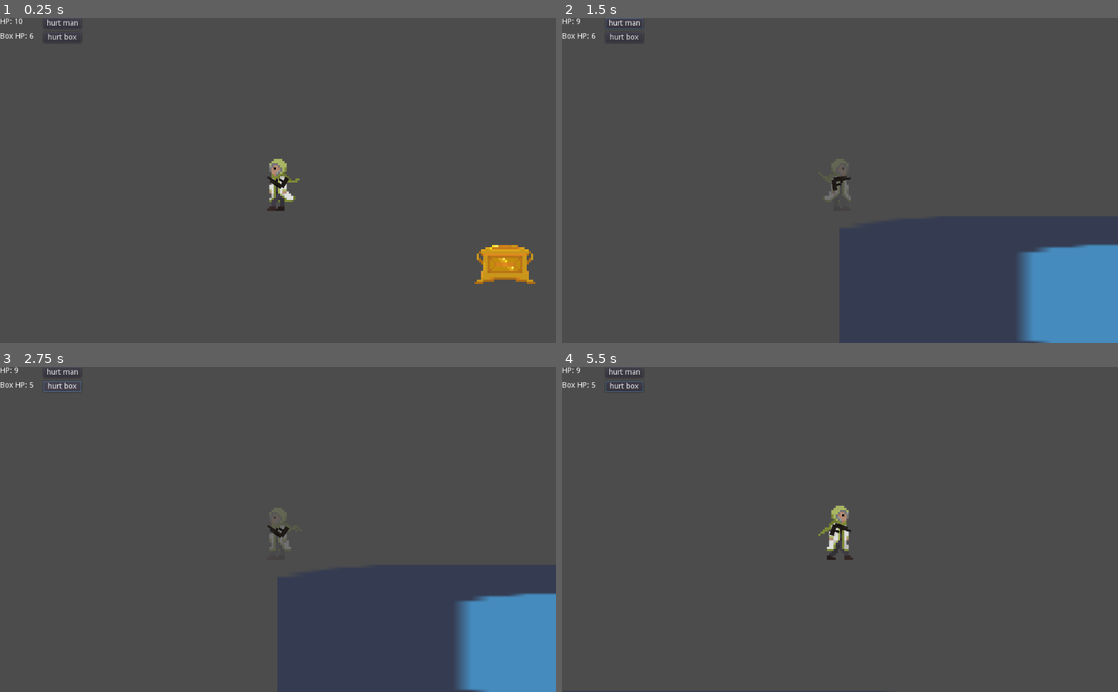
Above: before the commit, frames 1-4 (two rows, left to right).
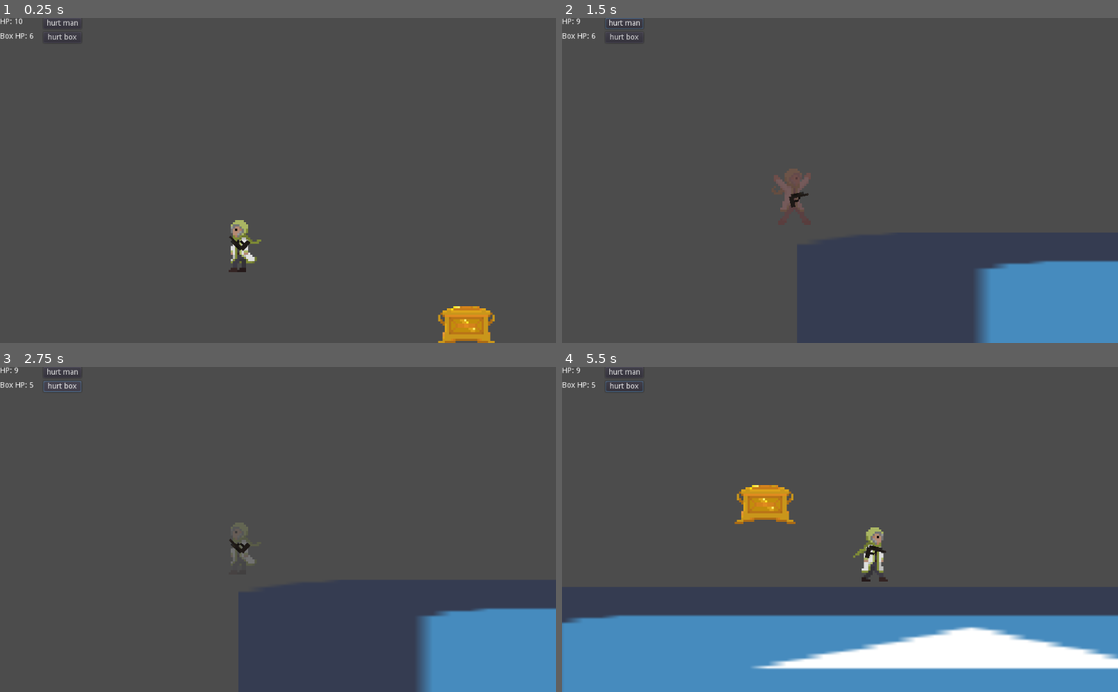
Above: after the commit, the same moments.

Repository: LaurenceTimothyMGarcia/Halloween-Game-Jam-2021
Game: Godot game, scene res://Assets/Scenes/PlayerTester.tscn
Two runs of this game, one before a commit and one after it. Both use one fixed random seed, a clock stepped at 60 frames per second and the inputs below. The project has no main scene, so this scene is started directly. The engine's default icon, where the game draws it, is replaced by a stand-in: a white triangle on a blue panel in a dark square.
Inputs (mouse positions are in pixels of both pictures, inside the frame that each line leads up to):
- Up to frame 1 (0.25 s): no input
- Up to frame 2 (1.5 s): click "hurt man" at 0.5 s; move the mouse to (962, 164) at 1.27 s; hold D (move_right) from 1.28 s (still down); right-click (962, 164) at 1.35 s; click (962, 164) at 1.42 s
- Up to frame 3 (2.75 s): tap Space (jump) at 1.52 s; release D (move_right) at 2 s; click "hurt box" at 2 s
- Up to frame 4 (5.5 s): move the mouse to (728, 545) at 2.77 s; hold D (move_right) 2.78-3.53 s; right-click (728, 545) at 2.85 s; tap Space (jump) at 3.02, 4.52, 5.27 s; move the mouse to (895, 458) at 3.52 s; hold A (move_left) 3.53-4.28 s; right-click (895, 458) at 3.6 s; move the mouse to (812, 594) at 4.27 s; hold D (move_right) from 4.28 s (still down); right-click (812, 594) at 4.35 s; click (812, 594) at 4.42 s; move the mouse to (1006, 578) at 5.02 s; right-click (1006, 578) at 5.1 s

The runs differ from the first frame. In frame 1, 2.8% of the frame differs, in the area x 41-97%, y 43-100%; in frame 2, 3.8%; in frame 3, 3.4%; in frame 4, 26%, in the area x 0-100%, y 36-100%.

Commit message:
added textures and camera
Textures added, including a new updated sprite sheet

Camera follow has smoothing now

Diff:
--- /dev/null
+++ b/Assets/Scenes/CameraFollow.gd
@@ -0,0 +1,6 @@
+extends Node2D
+
+onready var player = get_node("Player")
+
+func _process(delta):
+	position.x = player.position.x
--- a/Assets/Scenes/Player.gd
+++ b/Assets/Scenes/Player.gd
@@ -2,7 +2,7 @@
 
 
 # Declare member variables here.
-export var walkSpeed = 400
+export var walkSpeed = 200
 export var jumpVel = 500
 export var gravity = 1000
 export var fallMultiplier = 2
@@ -173,6 +173,8 @@
 
 		call_deferred("_throwBox")
 
+		$AnimationPlayer.play("Hit")
+
 		takeDamage(amount)
 
 		_stunned = true
--- a/Assets/Scenes/Player.tscn
+++ b/Assets/Scenes/Player.tscn
@@ -7,6 +7,23 @@
 [sub_resource type="CapsuleShape2D" id=1]
 radius = 5.19222
 height = 14.4213
+
+[sub_resource type="Animation" id=8]
+resource_name = "Hit"
+length = 2.0
+step = 0.0833333
+tracks/0/type = "value"
+tracks/0/path = NodePath("Sprite:frame")
+tracks/0/interp = 1
+tracks/0/loop_wrap = true
+tracks/0/imported = false
+tracks/0/enabled = true
+tracks/0/keys = {
+"times": PoolRealArray( 0, 0.0833333 ),
+"transitions": PoolRealArray( 1, 1 ),
+"update": 1,
+"values": [ 18, 19 ]
+}
 
 [sub_resource type="Animation" id=2]
 resource_name = "Idle"
@@ -97,11 +114,12 @@
 
 [node name="Sprite" type="Sprite" parent="."]
 texture = ExtResource( 1 )
-hframes = 6
-vframes = 3
-frame = 9
+hframes = 4
+vframes = 5
+frame = 18
 
 [node name="AnimationPlayer" type="AnimationPlayer" parent="."]
+anims/Hit = SubResource( 8 )
 anims/Idle = SubResource( 2 )
 anims/Jump = SubResource( 3 )
 anims/Walk_Left = SubResource( 4 )
--- a/Assets/Scenes/PlayerTester.tscn
+++ b/Assets/Scenes/PlayerTester.tscn
@@ -17,8 +17,10 @@
 collision_mask = 13
 
 [node name="Camera2D" type="Camera2D" parent="Player"]
+position = Vector2( 17.827, -6.841 )
 current = true
 zoom = Vector2( 0.25, 0.25 )
+smoothing_enabled = true
 
 [node name="Floor" type="StaticBody2D" parent="." groups=[
 "platforms",
Not shown: 1 places in Assets/Scenes/Player.tscn that only renumber resources
Binary file added: Assets/Sprites/Player_Hit.png
Not shown, added: Assets/Sprites/Player_Hit.png.import
Binary file changed: Assets/Sprites/Player_SpriteSheet.png
Binary file added: Assets/Sprites/Textbox.png
Not shown, added: Assets/Sprites/Textbox.png.import
